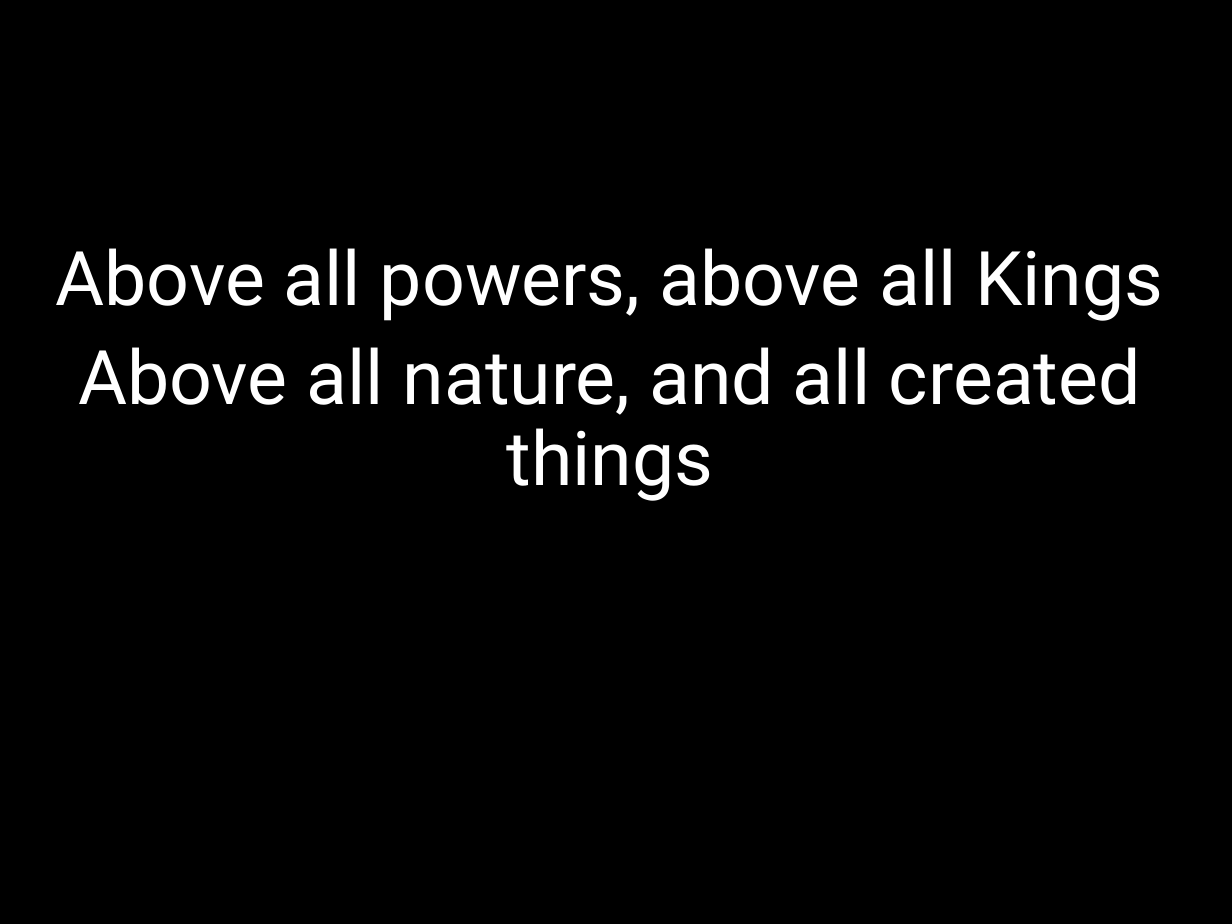
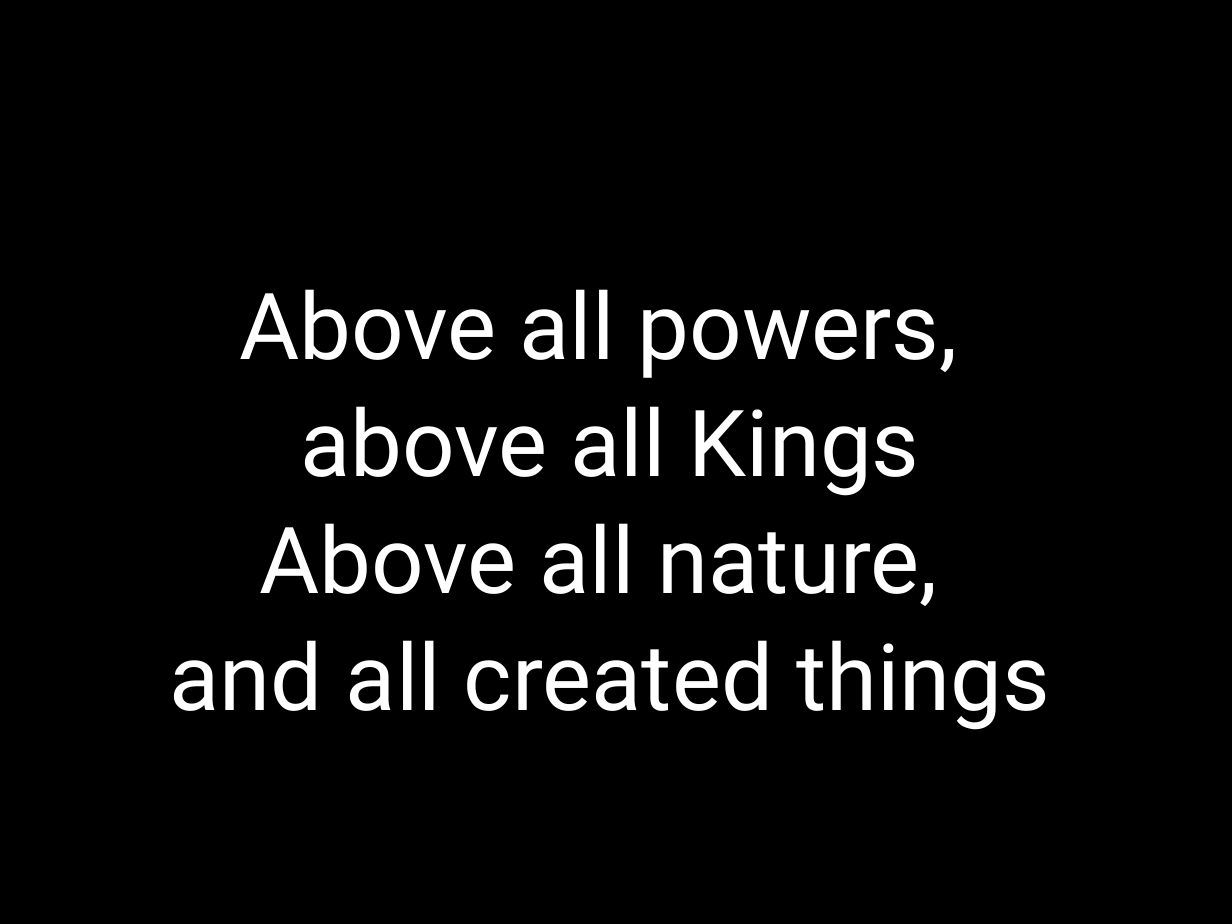
Before and after one commit to kendall412/worship, a slide deck: slide 2 of Above All.pptx. Drawn at 1232x924 pixels with LibreOffice and Linux fonts; fonts in the diff are those of the drawing. Boxes give left, top, right and bottom in pixels: in the first picture for what was removed or moved away, otherwise in the second. Text is boxed around its words. In the diff, an @@ line names an element or a change of style, - is before the commit and + after.

```diff
--- a/Above All.pptx
+++ b/Above All.pptx
@@ subtitle at (170,289,1050,730): text changed; size 44 to 54 pt @@
-Above all powers, above all Kings
-Above all nature, and all created things
+Above all powers,
+above all Kings
+Above all nature,
+and all created things
```
Also in this commit, not shown: 14 other slides changed, 9 other files.
